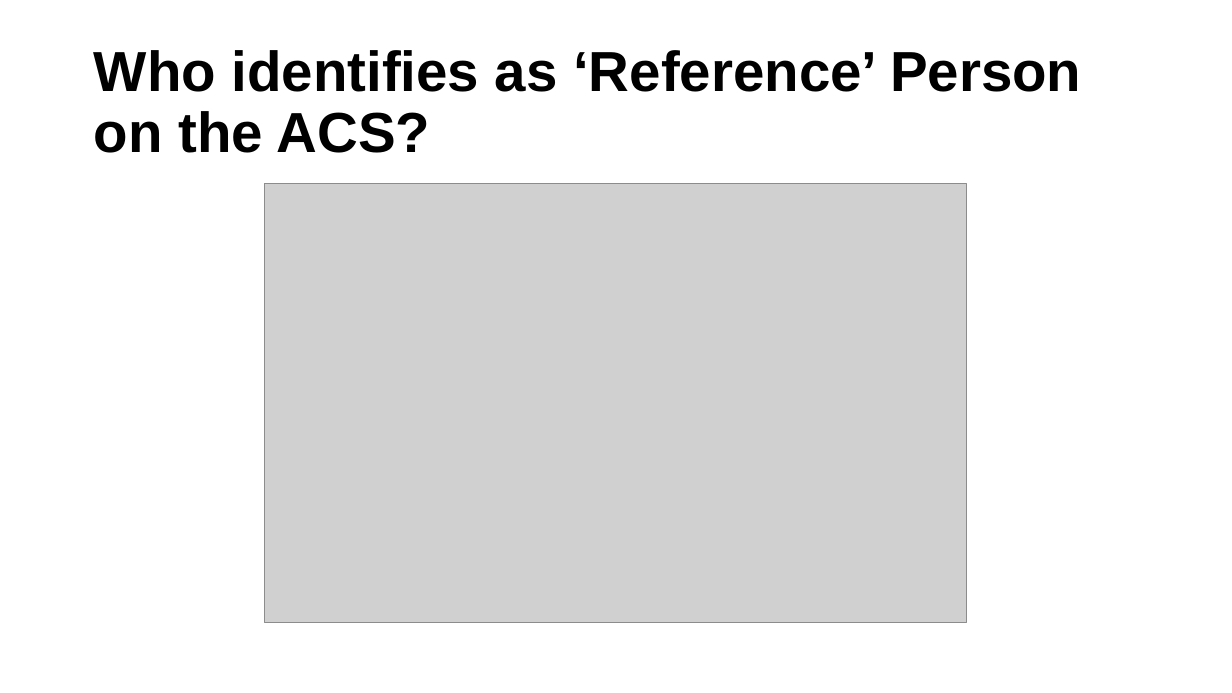
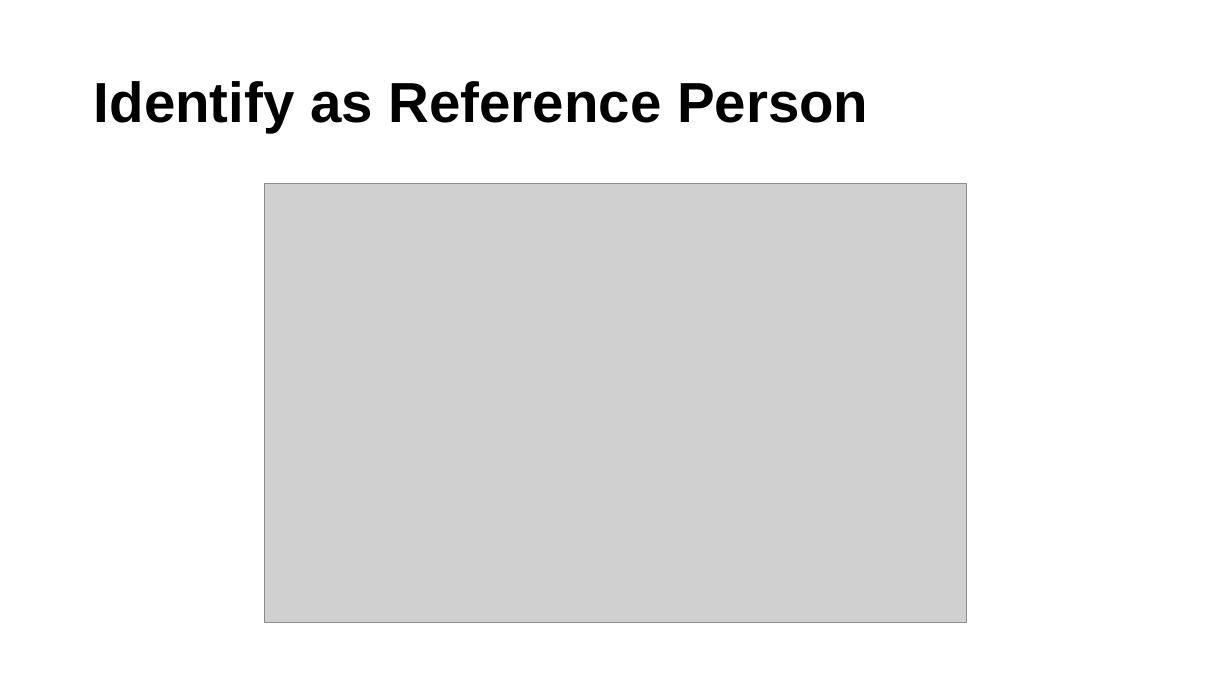
Before and after one commit to ucdiegorubi/oy_census_analysis, a slide deck: slide 9 of create_powerpoint/household_structure_estimates.pptx. Drawn at 1232x693 pixels with LibreOffice and Linux fonts; fonts in the diff are those of the drawing; grey boxes stand for pictures; background and template pictures are left out. Boxes give left, top, right and bottom in pixels: in the first picture for what was removed or moved away, otherwise in the second. Text is boxed around its words. In the diff, an @@ line names an element or a change of style, - is before the commit and + after.

```diff
--- a/create_powerpoint/household_structure_estimates.pptx
+++ b/create_powerpoint/household_structure_estimates.pptx
@@ title at (94,81,868,132): text changed @@
-Who identifies as ‘Reference’ Person on the ACS?
+Identify as Reference Person
```
Also in this commit, not shown: 4 other slides changed, 1 slide added, 1 slide removed, 4 other files.
